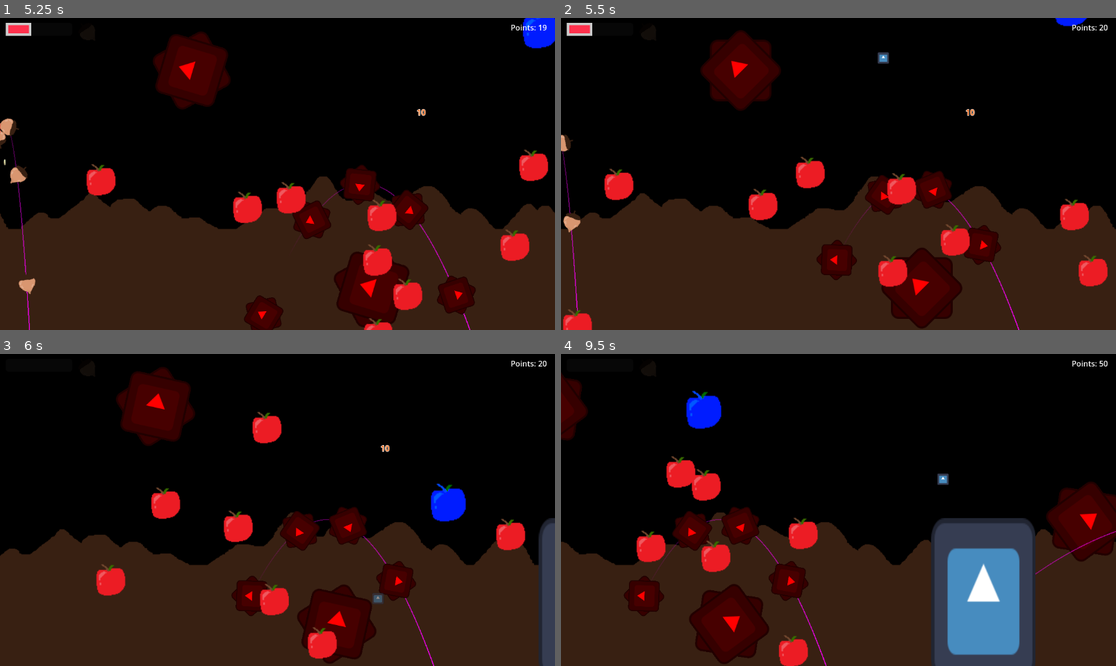
Above: before the commit, frames 1-4 (two rows, left to right).
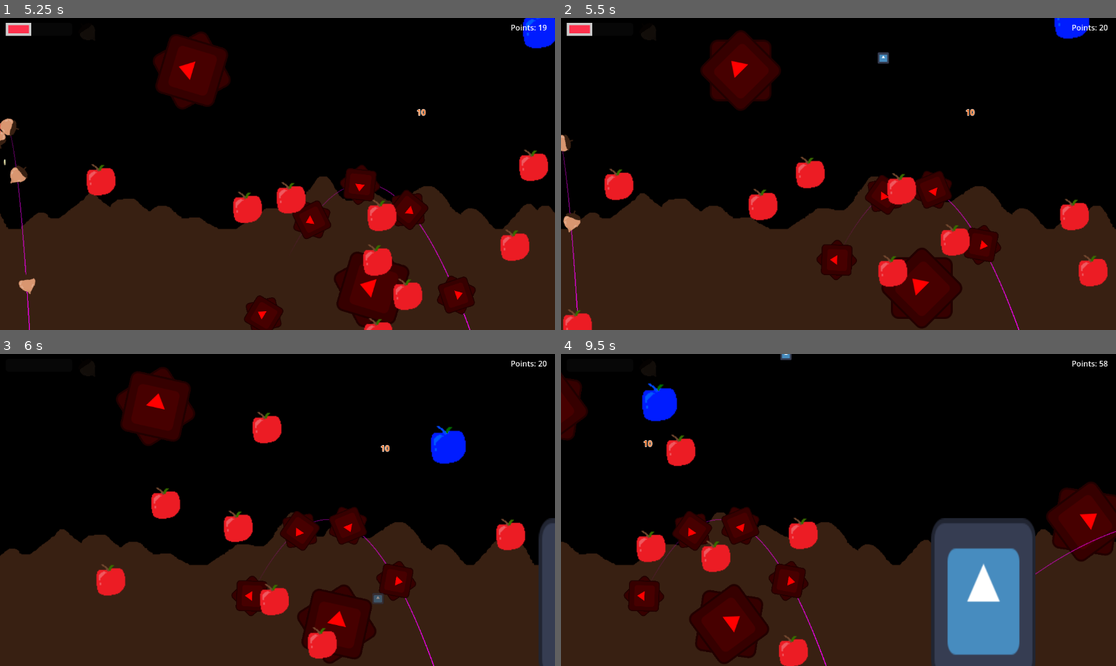
Above: after the commit, the same moments.

Repository: Kurooco/HonorsProject
Game: Godot game, scene res://globals/level_handler.tscn
Two runs of this game, one before a commit and one after it. Both use one fixed random seed, a clock stepped at 60 frames per second and the inputs below. The engine's default icon, where the game draws it, is replaced by a stand-in: a white triangle on a blue panel in a dark square.
Inputs:
- Up to frame 1 (5.25 s): hold Right (right) 0.53-2.03 s; tap Up (jump) at 0.6, 0.77, 1.07, 1.52, 1.55, 1.82, 2.3, 2.85, 3.02, 3.32, 3.77, 3.8, 4.07, 4.52, 4.55, 4.82, 5.1 s; tap Down (dive) at 1.35 s; hold Left (left) 2.03-2.78 s; hold Space (shoot) 2.03-2.78 s; hold Right (right) 2.78-4.28 s; hold Down (dive) 3.53-4.28 s; hold Left (left) 4.28-5.03 s; tap Space (shoot) at 4.35 s; hold Right (right) from 5.03 s (still down)
- Up to frame 2 (5.5 s): keep holding Right (right)
- Up to frame 3 (6 s): release Right (right) at 5.78 s; hold Left (left) from 5.78 s (still down); tap Down (dive) at 5.85 s
- Up to frame 4 (9.5 s): tap Up (jump) at 6.02, 6.05, 6.32, 6.77, 6.8, 7.07, 7.35, 7.52, 7.82, 8.3, 9.02, 9.05, 9.32 s; hold Space (shoot) 6.53-7.28 s; release Left (left) at 7.28 s; hold Right (right) from 7.28 s (still down); hold Down (dive) 8.03-8.78 s; tap Space (shoot) at 8.85 s

Frame 1 is identical in both runs. In frame 2, 0.3% of the frame differs, in the area x 88-96%, y 0-7%; in frame 3, 1.2%; in frame 4, 2.6%, in the area x 14-99%, y 0-48%.

Commit message:
created impact for enemies

Diff:
--- a/scenes/components/death_handler.gd
+++ b/scenes/components/death_handler.gd
@@ -11,6 +11,5 @@
 
 func die():
 	if(point_worth > 0):
-		print("award")
 		await $PointAwarder.award_points(point_worth)
 	scene_root.queue_free()
--- a/scenes/components/health_component.gd
+++ b/scenes/components/health_component.gd
@@ -15,6 +15,10 @@
 		killed.emit()
 	health = max(0, health-amount)
 
+func kill():
+	health = 0
+	killed.emit()
+
 func revive(amount: int):
 	health = min(max_health, health+amount)
 
--- a/scenes/level_objects/hazards/enemy.gd
+++ b/scenes/level_objects/hazards/enemy.gd
@@ -13,6 +13,7 @@
 var can_jump = true
 var current_speed = SPEED
 var on_screen = false
+var impact = Vector2.ZERO
 
 func _ready():
 	set_physics_process(false)
@@ -33,6 +34,11 @@
 		target = Autoload.player
 		current_speed = ATTACK_SPEED
 
+	# Apply impact from enemies
+	if(impact != Vector2.ZERO):
+		velocity += impact
+		impact = Vector2.ZERO
+
 	# Update impact
 	$WeaponArea.impact = Vector2(velocity.x * 20, 0)
 
@@ -47,7 +53,7 @@
 		# Handle jump.
 		if(is_on_floor()):
 			jump_velocity = MAX_JUMP_VELOCITY
-		if(target.position.y < position.y && jump_velocity <= 0 && can_jump):
+		if(target.position.y < position.y-50 && jump_velocity <= 0 && can_jump):
 			velocity.y = jump_velocity
 			jump_velocity += JUMP_VELOCITY_DECLINE
 			can_jump = false
@@ -81,3 +87,6 @@
 func _on_visible_on_screen_notifier_2d_screen_entered():
 	set_physics_process(true)
 	on_screen = true
+
+func apply_impact(i: Vector2):
+	impact += i
--- a/scenes/level_objects/hazards/enemy.tscn
+++ b/scenes/level_objects/hazards/enemy.tscn
@@ -10,8 +10,10 @@
 [sub_resource type="RectangleShape2D" id="RectangleShape2D_kuaqs"]
 
 [sub_resource type="RectangleShape2D" id="RectangleShape2D_2xud0"]
+size = Vector2(26.5, 22.5)
 
 [sub_resource type="RectangleShape2D" id="RectangleShape2D_8d4ng"]
+size = Vector2(29.5, 31)
 
 [sub_resource type="RectangleShape2D" id="RectangleShape2D_laihp"]
 size = Vector2(36, 35)
@@ -31,6 +33,7 @@
 [node name="DetectionArea" type="Area2D" parent="."]
 
 [node name="CollisionShape2D" type="CollisionShape2D" parent="DetectionArea"]
+position = Vector2(3.25, 1.25)
 shape = SubResource("RectangleShape2D_2xud0")
 
 [node name="JumpTimer" type="Timer" parent="."]
@@ -42,13 +45,15 @@
 impact = Vector2(-3000, 0)
 
 [node name="CollisionShape2D" type="CollisionShape2D" parent="WeaponArea"]
+position = Vector2(3.25, 1)
 shape = SubResource("RectangleShape2D_8d4ng")
 
 [node name="HealthComponent" parent="." instance=ExtResource("4_bbkmn")]
-max_health = 1
+max_health = 2
 
-[node name="HurtBox" parent="." node_paths=PackedStringArray("health_component") instance=ExtResource("5_5ky15")]
+[node name="HurtBox" parent="." node_paths=PackedStringArray("health_component", "impact_reciever") instance=ExtResource("5_5ky15")]
 health_component = NodePath("../HealthComponent")
+impact_reciever = NodePath("..")
 
 [node name="CollisionShape2D" type="CollisionShape2D" parent="HurtBox"]
 position = Vector2(4, 0.5)
--- a/scenes/player/acorn_projectile.gd
+++ b/scenes/player/acorn_projectile.gd
@@ -8,6 +8,7 @@
 func _process(delta):
 	position.x += speed*delta*direction
 	rotation += 5*delta
+	$WeaponArea.impact = Vector2(direction*speed*2, 0)
 
 
 func _on_weapon_area_attacked():
